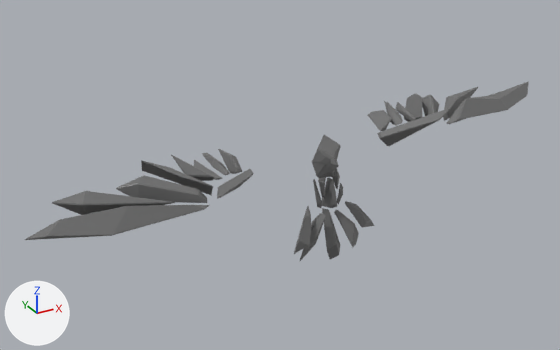
The glTF model avatar/NPC_A_45.glb as it was, and as the next commit left it.
Before and after are seen from a camera (50 mm lens) standing at (-4.52, -7.09, 5.24) and looking at (-0.39, 0.41, 1.49). The axes (+X, +Y, +Z) are drawn at lower left. The lights are the same throughout. Vertices at the same position are counted once.
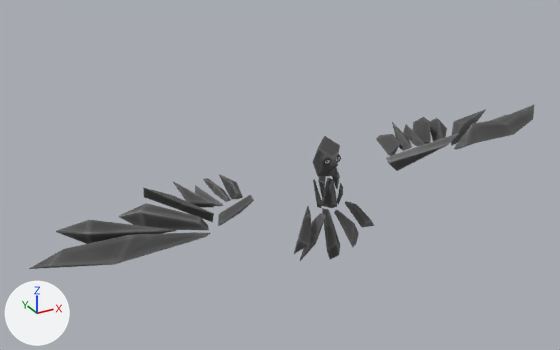
Location of each change, [x1, y1, x2, y2] in pixels of the pictures (560 x 350 px):
'Cube.001', deleted
    before: [25, 149, 254, 240]
'Cube.005', added
    after: [29, 174, 254, 269]
'Cube.052', reshaped
    before: [368, 81, 529, 146]
    after: [376, 105, 534, 171]
'Cube.053', reshaped (7% narrower)
    before: [312, 135, 341, 178]
    after: [313, 136, 340, 177]
part 1 of me_cube_053, deleted
    before: [368, 81, 529, 131]
part 2 of me_cube_053, built on
    before: [377, 93, 451, 146]
    after: [376, 105, 534, 171]

What the commit changed:
Picture 'Bird_Texture_1-11' (img_bird_texture_1_11) is new.
Material 'Rock' (mat_rock) is new.
Its texture is img_bird_texture_1_11.
me_cube_053 is used by ob_cube_052; location (0.0, 0.0, 0.0).
me_cube_053 had 204 vertices, 372 faces and spanned x 0.81..3.32, y -0.36..0.72, z 1.71..2.26.
me_cube_053 no longer uses material mat_material_003 (dark grey #6e6e6e).
me_cube_053 now has 261 vertices, 486 faces and spans x 0.96..3.49, y -0.36..0.73, z 1.34..1.91.
me_cube_053 part 1: 7 loose pieces with 162 vertices, spanning x 0.87..3.32, y -0.36..0.67, z 1.87..2.26, are deleted.
me_cube_053 part 2: 42 vertices removed from x 0.81..1.79, y -0.25..0.72, z 1.71..2.21; 261 vertices added at x 0.96..3.49, y -0.36..0.73, z 1.34..1.91.
me_cube_053 now uses material mat_rock (picture img_bird_texture_1_11).
me_cube_054 is used by ob_cube_053; location (0.0, 0.0, 0.0).
me_cube_054 had 52 vertices, 100 faces and spanned x -0.219..0.171, y -0.296..0.197, z 1.543..2.026.
me_cube_054 no longer uses material mat_material_003 (dark grey #6e6e6e).
me_cube_054 now has 327 vertices, 650 faces and spans x -0.212..0.166, y -0.292..0.184, z 1.556..2.011.
me_cube_054 part 3: 52 vertices removed from x -0.219..0.171, y -0.296..0.197, z 1.543..2.026; 327 vertices added at x -0.212..0.166, y -0.292..0.184, z 1.556..2.011.
me_cube_054 now uses material mat_rock (picture img_bird_texture_1_11).
Mesh me_cube_007 is new.
It has 210 vertices, 384 faces and spans x -3.49..-0.98, y -0.48..0.57, z 1.31..1.73.
It uses material mat_rock (picture img_bird_texture_1_11).
Object 'Cube.001' (ob_cube_001) is deleted.
Object 'Cube.005' (ob_cube_005) is new; it shows me_cube_007.
Its location is (0.0, 0.0, 0.0).
